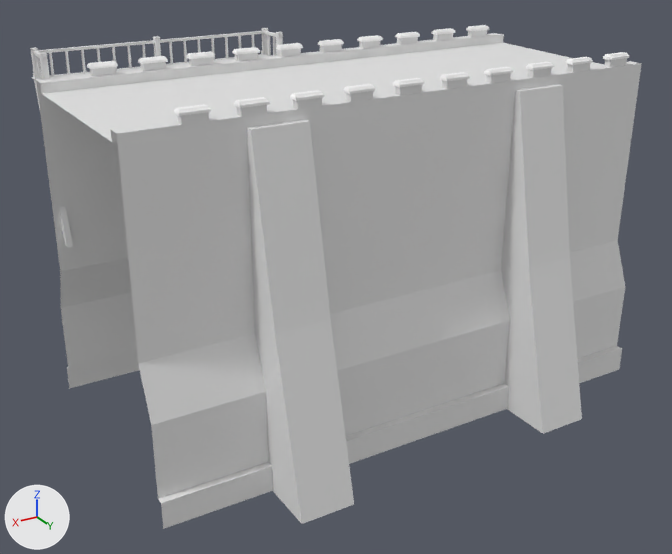
What one commit did to the FBX model Programacion/Assets/Models/Castle Walls 2.fbx.
The view is the same before and after, from a 50 mm camera at (39.1, 78.3, 25.6) aimed at (15.6, 39.3, 6.1). The lights are fixed; the arrows at lower left show +X, +Y and +Z. The picture after the commit comes second. Where no turn or scale is listed for an object, it has been applied to the vertices.

The first picture shows 'Balcony4Handles'.
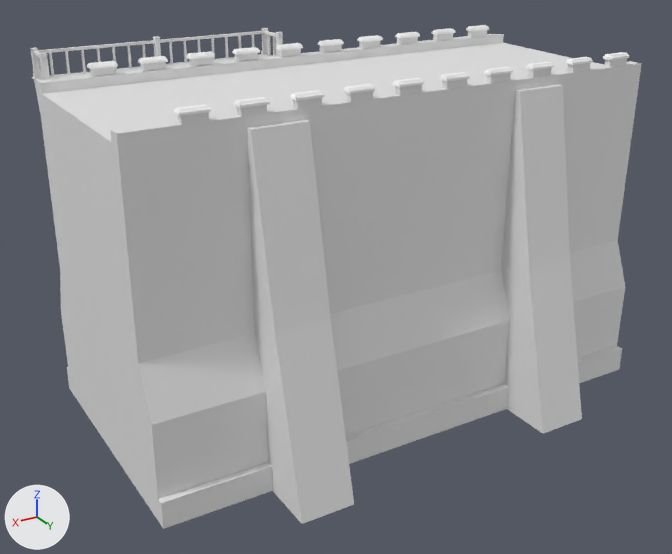
Where the change shows, as pixel boxes (x1, y1, x2, y2) in the pictures (672 x 554 px):
part 1 of me_cube_014, built on
    before: (37, 33, 605, 142)
    after: (36, 34, 605, 528)

The change in detail:
me_cube_014 is used by ob_balcony4handles; location (3.14, 0.0, 5.05).
Verts and faces of me_cube_014; kept vertices keep their numbers, new ones are numbered from 867.
Before the commit, vertices of me_cube_014: 792 (25.3, 31.7, -5.7) at pixel (69, 388), 793 (25.3, 31.7, -4.3) at pixel (66, 367), 794 (-2.7, 31.7, -4.3), 795 (-2.7, 31.7, -5.7), 796 (25.3, 32.1, -4.4) at pixel (68, 370).
Before the commit, vertices of me_cube_014: 797 (-2.7, 32.1, -4.3), 798 (25.3, 32.1, -0.6) at pixel (60, 308), 799 (-2.7, 32.1, -0.6), 800 (25.3, 33.0, 1.9) at pixel (60, 271), 801 (-2.4, 32.7, 11.6) at pixel (488, 33).
Before the commit, vertices of me_cube_014: 802 (-2.7, 33.0, 1.9), 804 (25.3, 33.7, 11.2) at pixel (41, 93), 805 (-2.6, 33.0, 11.7) at pixel (494, 32), 806 (25.3, 33.0, 11.7) at pixel (36, 80), 807 (-2.9, 33.5, 11.7) at pixel (503, 34).
Before the commit, vertices of me_cube_014: 808 (25.3, 33.7, 11.7) at pixel (40, 83), 829 (25.3, 45.9, -5.7) at pixel (163, 529), 830 (25.3, 45.9, -4.3) at pixel (161, 503), 831 (-2.7, 45.9, -4.3) at pixel (622, 348), 832 (-2.7, 45.9, -5.7) at pixel (619, 369).
Before the commit, vertices of me_cube_014: 833 (-2.7, 45.5, -4.3) at pixel (616, 345), 834 (25.3, 45.6, -4.4) at pixel (157, 499), 835 (25.3, 45.6, -0.6) at pixel (151, 425), 836 (-2.7, 45.6, -0.6) at pixel (625, 286), 837 (25.3, 44.6, 1.9) at pixel (138, 363).
Before the commit, vertices of me_cube_014: 838 (-2.7, 44.6, 1.9) at pixel (617, 240), 839 (-2.9, 44.1, 11.2), 840 (25.3, 43.9, 11.2) at pixel (111, 142), 841 (-2.8, 38.8, 11.2) at pixel (562, 55), 842 (25.3, 38.8, 11.2) at pixel (73, 115).
Before the commit, vertices of me_cube_014: 843 (-2.7, 44.7, 11.7) at pixel (641, 63), 844 (25.3, 44.6, 11.7) at pixel (116, 133), 845 (-2.7, 44.0, 11.7) at pixel (630, 61), 846 (25.3, 43.9, 11.7) at pixel (110, 129).
me_cube_014 had 867 vertices, 638 faces and spanned x -2.9..25.3, y 28.9..48.7, z -5.8..12.9.
me_cube_014 now has 870 vertices, 645 faces and spans x -2.9..25.3, y 28.9..48.7, z -5.8..12.9.
Part 1, on me_cube_014:
Vertices deleted: 805, 840 (with the faces that use them).
New vertex 867 is at (25.3, 33.7, 11.7), pixel (40, 83).
New vertex 868 is at (25.3, 43.8, 11.2), pixel (111, 142).
New vertex 869 is at (-2.5, 33.5, 11.7), pixel (497, 34).
New vertex 870 is at (-2.7, 44.1, 11.2).
New vertex 871 is at (-2.5, 33.6, 11.2), pixel (497, 43).
New faces: (801, 806, 808, 807), (839, 868, 846, 845), (800, 837, 844, 846, 868, 804, 867, 806), (796, 834, 835, 798), (798, 835, 837, 800), (792, 829, 830, 793) (mat_wall (white #e7e7e7)).
New faces: (794, 831, 832, 795), (797, 799, 836, 833), (799, 802, 838, 836), (801, 869, 871, 870, 845, 843, 838, 802) (mat_wall (white #e7e7e7)).
New faces: (839, 841, 842, 868) (mat_road (white #e7e7e7)).
